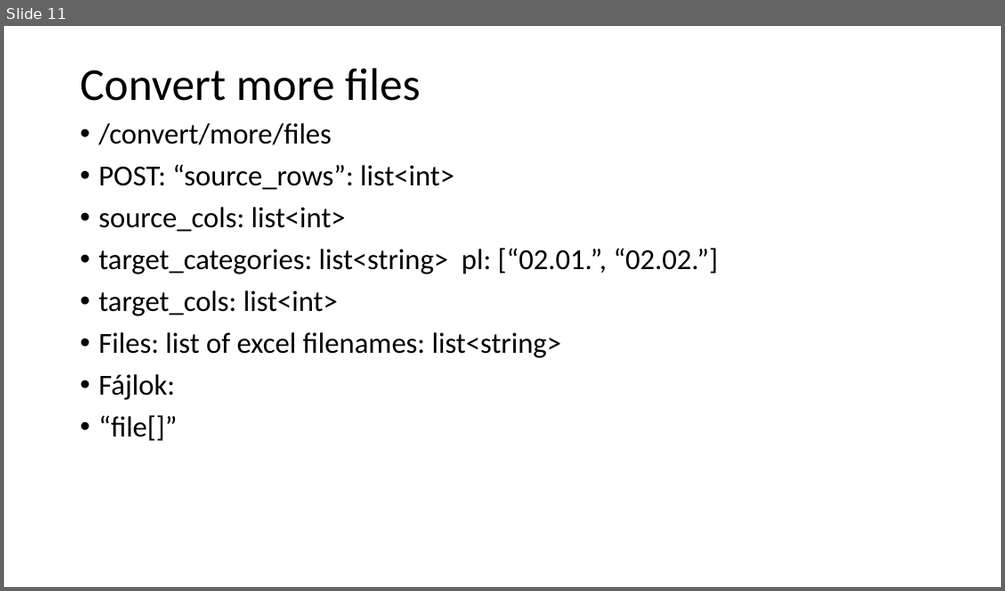
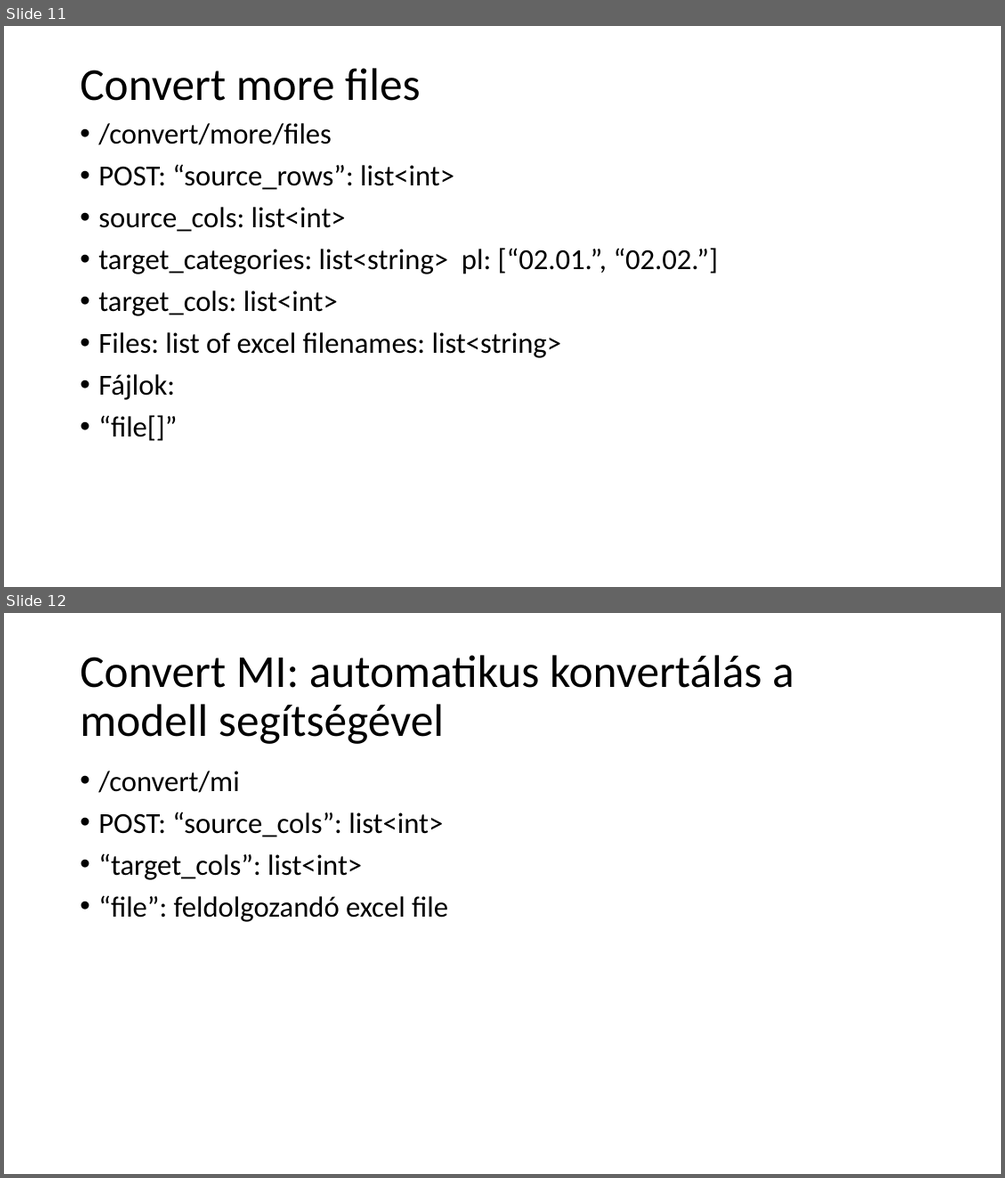
Before and after one commit to ejanos/strabag, a slide deck: python WebAPI.ppt. Shown one above the other, each under a label of ours: slide 11 before the commit, slides 11 and 12 after it. The pictures are 1005x591 and 1005x1178 pixels, drawn with LibreOffice and Linux fonts; fonts in the diff are those of the drawing. Boxes give left, top, right and bottom in pixels: in the first picture for what was removed or moved away, otherwise in the second. Text is boxed around its words. In the diff, an @@ line names an element or a change of style, - is before the commit and + after.

```diff
--- a/python WebAPI.ppt
+++ b/python WebAPI.ppt
@@ slide 12 added at bbox=[4, 613, 1001, 1174], background #FFFFFF @@
@@ title added at bbox=[80, 655, 794, 744], 44 pt, text #000000 @@
+Convert MI: automatikus konvertálás a modell segítségével
@@ text added at bbox=[98, 771, 448, 922], 28 pt, text #000000 @@
+• /convert/mi
+• POST: “source_cols”: list<int>
+• “target_cols”: list<int>
+• “file”: feldolgozandó excel file
```
Also in this commit, not shown: 12 other files.
